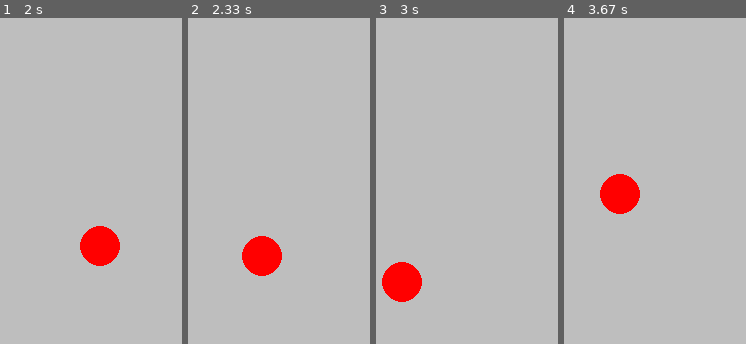
Above: before the commit, frames 1-4 (left to right).
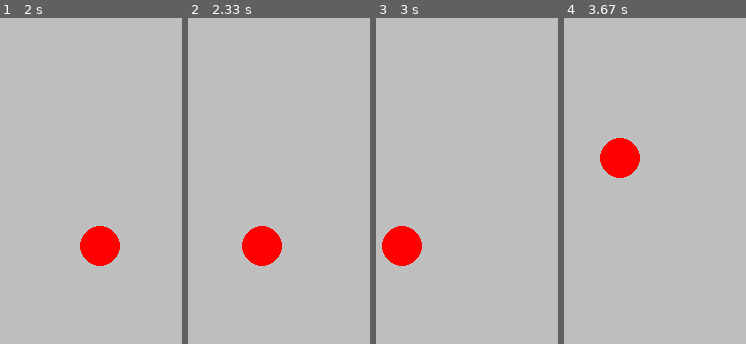
Above: after the commit, the same moments.

Repository: Romaric250/py-game
Game: pygame game, started from snake1.py
The game is run twice, just before and just after one commit, with the same random seed, the same clock (stepped at 60 frames per second) and the same inputs.
Inputs:
- Up to frame 1 (2 s): hold D 0.33-0.8 s; hold W 0.83-1.13 s; hold D 1.17-1.63 s; hold A from 1.67 s (still down)
- Up to frame 2 (2.33 s): release A at 2.2 s; hold S from 2.23 s (still down)
- Up to frame 3 (3 s): release S at 2.53 s; hold A 2.57-2.97 s
- Up to frame 4 (3.67 s): hold W 3-3.37 s; hold D from 3.4 s (still down)

Frame 1 is identical in both runs. In frame 2, 1.3% of the frame differs, in the area x 29-52%, y 63-80%; in frame 3, 4.0%, in the area x 3-26%, y 63-88%; in frame 4, 4.0%.

Commit message:
completed some minor features

Diff:
--- a/snake1.py
+++ b/snake1.py
@@ -47,15 +47,19 @@
 
        IsEaterOutOfRange = SetBoundariesforEater(initialposition.x,initialposition.y)
        print(initialposition)
-       if IsEaterOutOfRange:
-           initialposition.y += 2
+       if initialposition.x >= 260 and initialposition.y <= 570:
+           continue
+       else:
+          initialposition.y -= 2
 
     if keys[K_w]:
 
        IsEaterOutOfRange = SetBoundariesforEater(initialposition.x,initialposition.y)
        print(initialposition)
-       if IsEaterOutOfRange:
-           initialposition.y -= 2
+       if initialposition.x <= 300 and initialposition.y <= 20:
+           continue
+       else:
+          initialposition.y -= 2
 
     if keys[K_w]:
 
